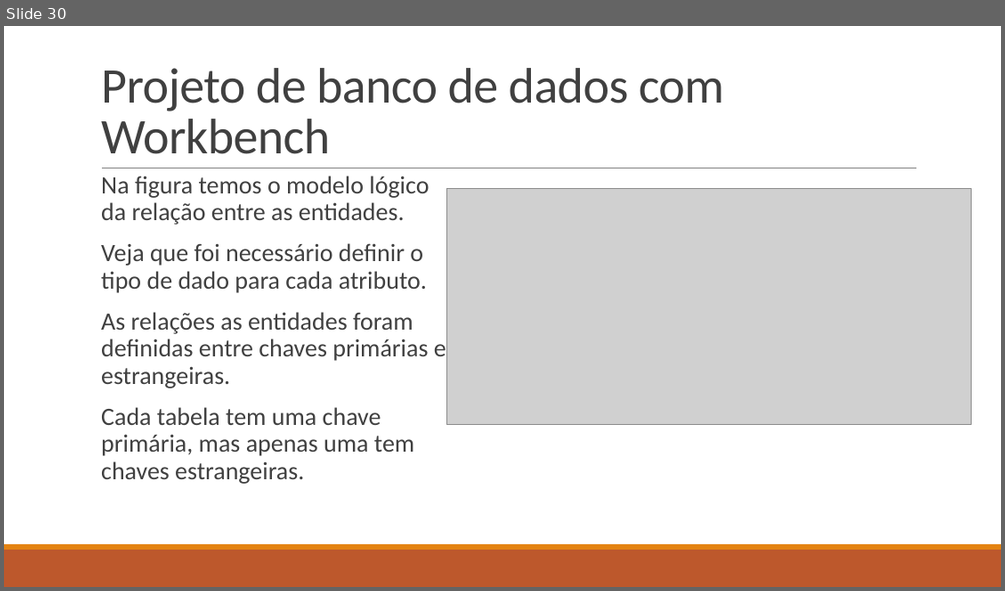
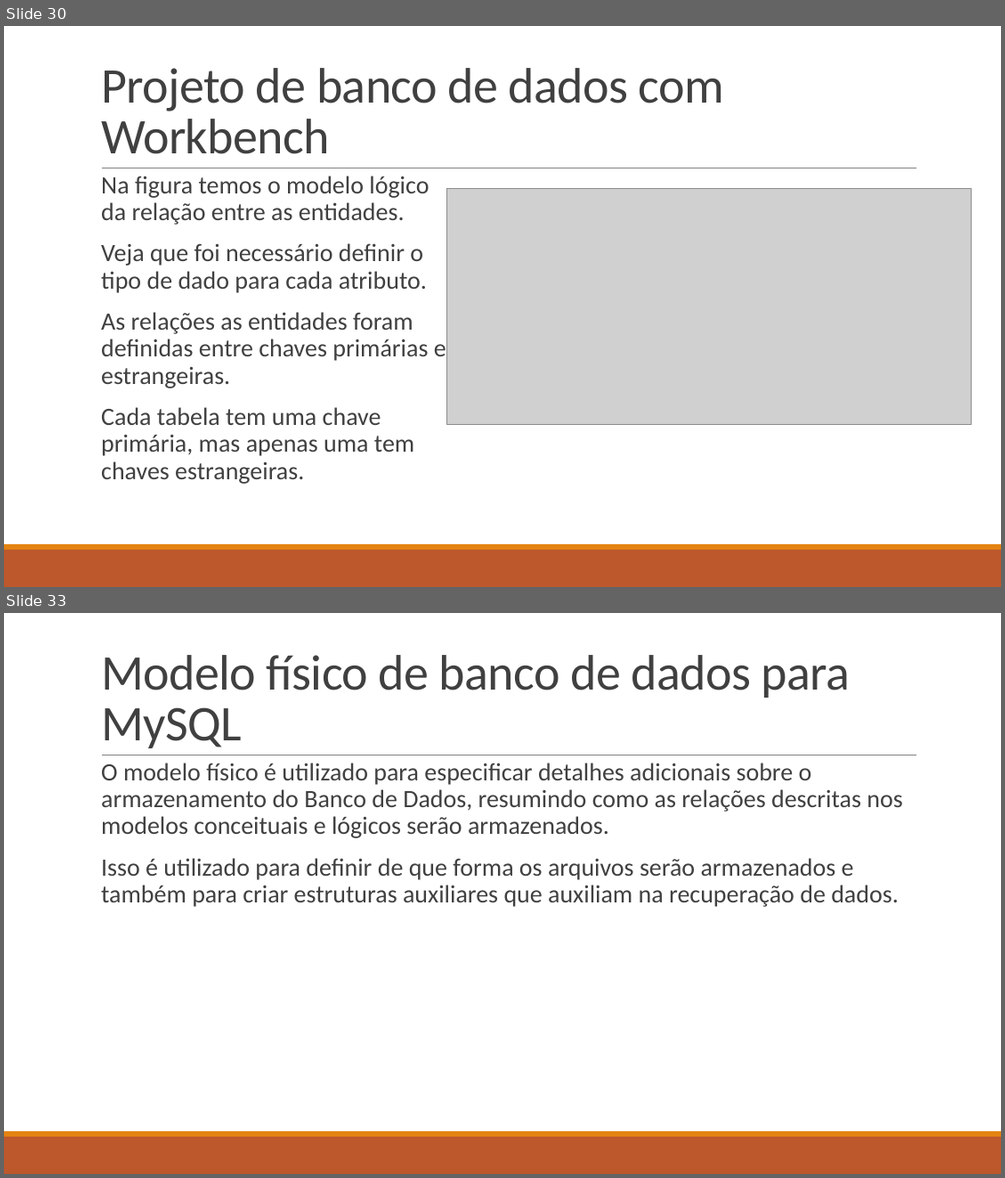
Before and after one commit to LucasHerculanoAmaro/Minhas-Aulas, a slide deck: Euripedes Simões de Paula/Banco de Dados/Aula 9/Projeto de Banco de Dados.pptx. Shown one above the other, each under a label of ours: slide 30 before the commit, slides 30 and 33 after it; the slides between them are not shown. The pictures are 1005x591 and 1005x1178 pixels, drawn with LibreOffice and Linux fonts; fonts in the diff are those of the drawing; grey boxes stand for pictures. Boxes give left, top, right and bottom in pixels: in the first picture for what was removed or moved away, otherwise in the second. Text is boxed around its words. In the diff, an @@ line names an element or a change of style, - is before the commit and + after.

Commit message:
adicionando aula 9 completa ao curso Banco de Dados

```diff
--- a/Euripedes Simões de Paula/Banco de Dados/Aula 9/Projeto de Banco de Dados.pptx
+++ b/Euripedes Simões de Paula/Banco de Dados/Aula 9/Projeto de Banco de Dados.pptx
@@ slide 33 added at [4,613,1001,1174], background #FFFFFF; not listed: 3 template elements that a slide beside it also shows @@
@@ title added at [101,655,850,748], 48 pt, text #404040 @@
+Modelo físico de banco de dados para MySQL
@@ text added at [101,763,902,907], 24 pt, text #404040 @@
+  O modelo físico é utilizado para especificar detalhes adicionais sobre o armazenamento do Banco de Dados, resumindo como as relações descritas nos modelos conceituais e lógicos serão armazenados.
+  Isso é utilizado para definir de que forma os arquivos serão armazenados e também para criar estruturas auxiliares que auxiliam na recuperação de dados.
```
Also in this commit, not shown: 15 other slides added, 2 other files.
